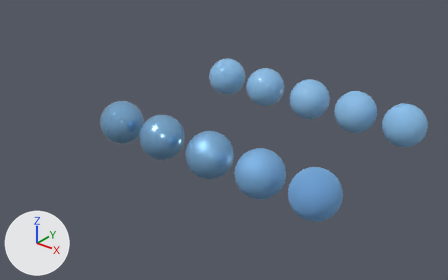
An edit to the glTF model gltf/testRes/nominal/gltf/basicMaterials.glb, drawn before and after from the same camera.
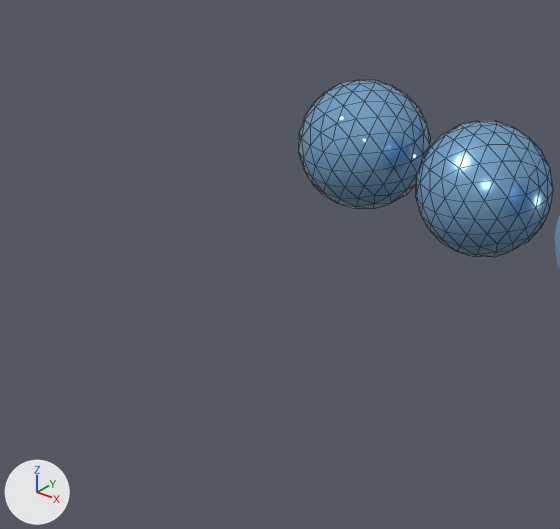
Old and new are each drawn whole from a 50 mm camera at (19.83, -17.34, 11.66) aimed at (4.77, 1.48, -0.01) and again close up on the part from 0% to 42% of the width and 26% to 90% of the height. Lighting does not change. The marker at lower left points along +X, +Y and +Z. The close-ups show mesh edges as thin lines.
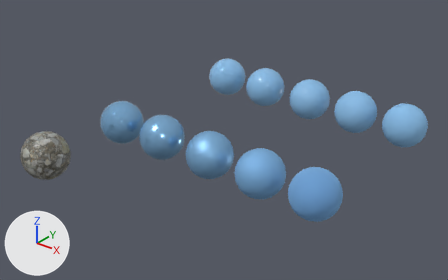
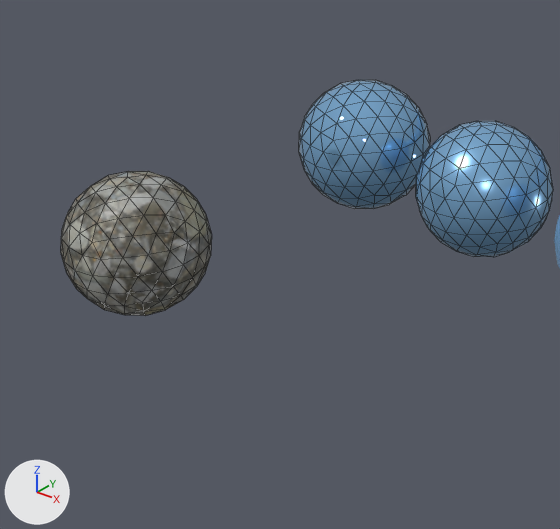
Boxes [x1, y1, x2, y2] around the edits, measured in the close-ups (560 x 529 px):
'Icosphere.010', added
    after: [61, 171, 212, 316]

What changed in the scene script:
```text
Add img_texture:
    img_texture = load_image('texture', '_unpacked/texture', 256, 256, 'sRGB')
Add mat_material_011:
    mat_material_011 = principled_material('Material.011')
    mat_material_011.texture = img_texture
Add me_icosphere_010:
    me_icosphere_010.from_pydata(...)  # an icosphere of 320 faces spanning x -1.0..1.0, y -1.0..1.0, z -1.0..1.0
    me_icosphere_010.materials.append(mat_material_011)  # picture img_texture
Add ob_icosphere_010:
    ob_icosphere_010 = bpy.data.objects.new('Icosphere.010', me_icosphere_010)
    ob_icosphere_010.location = (0.0, -4.22, 0.0)
```
